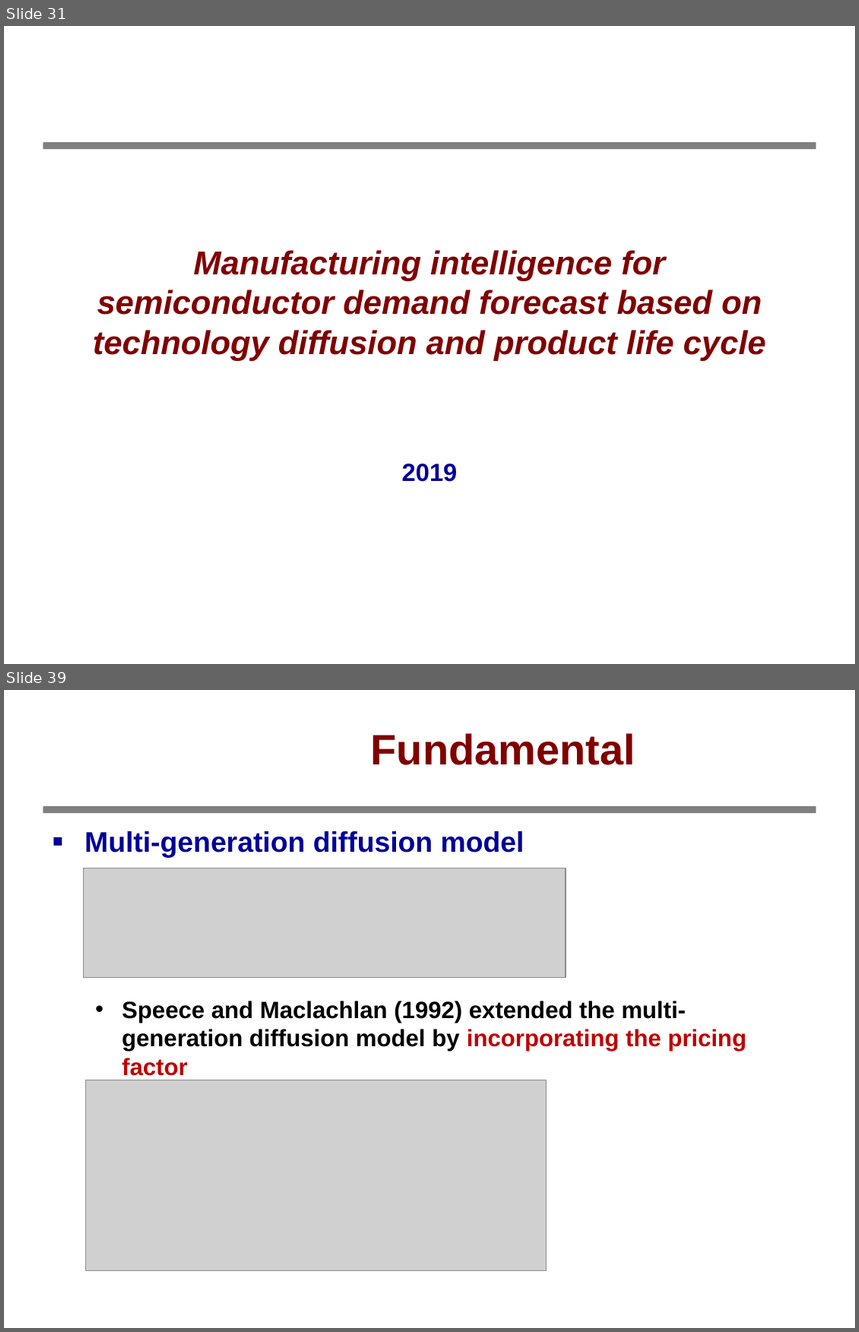
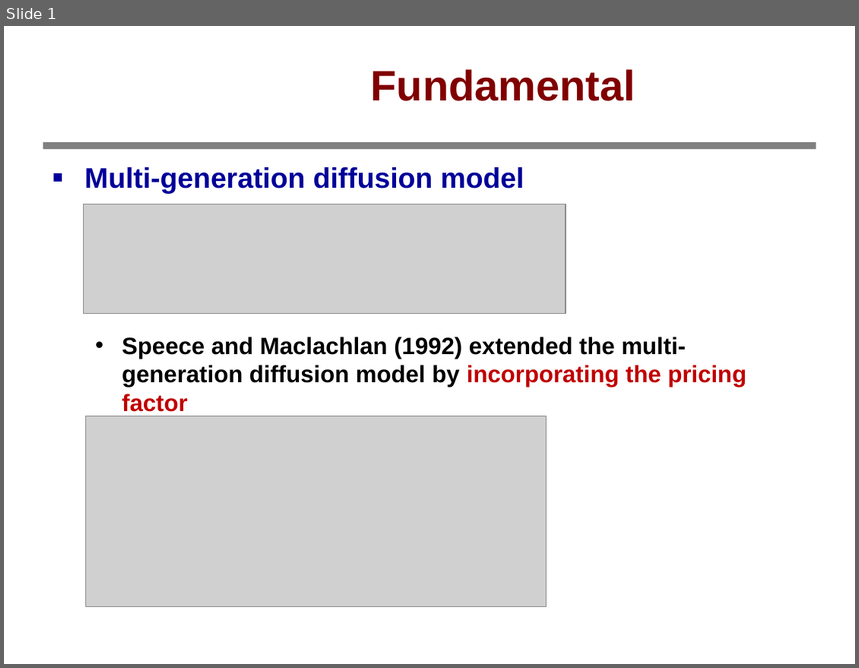
Before and after one commit to bbq9793101pohsien/Test_data, a slide deck: 學術交流.pptx. Shown one above the other, each under a label of ours: slides 31 and 39 before the commit, slide 1 after it; the slides between them are not shown. The pictures are 859x1332 and 859x668 pixels, drawn with LibreOffice and Linux fonts; fonts in the diff are those of the drawing; grey boxes stand for pictures; background and template pictures are left out. Boxes give left, top, right and bottom in pixels: in the first picture for what was removed or moved away, otherwise in the second. Text is boxed around its words. In the diff, an @@ line names an element or a change of style, - is before the commit and + after.

```diff
--- a/學術交流.pptx
+++ b/學術交流.pptx
@@ slide 31 removed at [4, 26, 855, 664], background #FFFFFF; not listed: 1 template element that a slide beside it also shows @@
@@ title removed at [93, 250, 766, 361] @@
-Manufacturing intelligence for semiconductor demand forecast based on technology diffusion and product life cycle
@@ subtitle removed at [402, 464, 458, 482] @@
-2019
@@ page number removed at [654, 640, 852, 664] @@
-31
@@ what was slide 39 is now slide 1 @@
```
Also in this commit, not shown: 17 slides added, 37 other slides removed.
